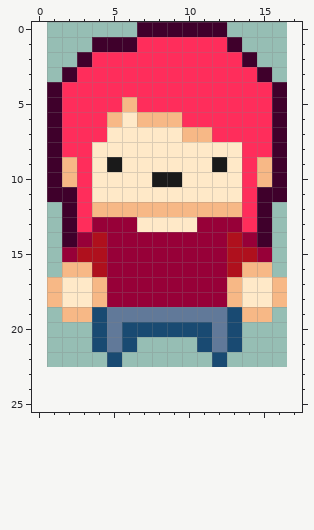
Pixel-art sprite: Assets/Graphics/Girl.png. This is how it looked before the edit.
The file is 32x48 pixels, drawn in blocks of 2x2; one block is one cell here. The old version is drawn lined up with the new one, on the new canvas.
The same view after the edit:
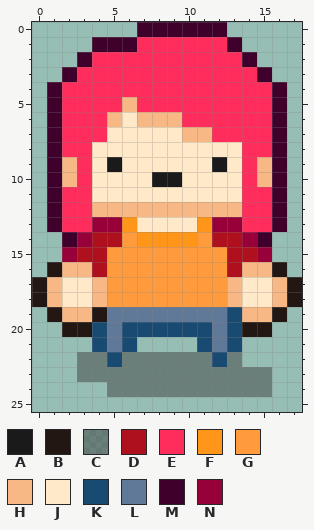
Palette (. is transparent): A #1a1a1a  B #231714  C #40404080  D #af101d  E #ff2d5b  F #ff9519  G #ff9b3d  H #f7b886  J #ffe9c8  K #194a72  L #617999  M #3f002b  N #970038
Difference:
canvas 16x24 -> 18x26, the old top-left corner now at 1,-1 (the part of the old canvas that was cut away was empty and is not shown)
The author put colour B in row 16 at x 1 and 16; in rows 17 to 18 at x 0 and 17; in row 19 at x 1 and 16; in row 20 at x 2 to 3 and 14 to 15.
Colour K becomes colour B in row 19 at x 4.
The author put colour C in row 22 at x 3 to 4, 6 to 11 and 13; in row 23 at x 3 to 15; in row 24 at x 5 to 15.
Colour N becomes colour D in row 14 at x 5 and 12.
Colour M becomes colour E in rows 11 to 13 at x 2 and 15.
Colour N becomes colour F in row 13 at x 6 and 11; in row 14 at x 7 to 10.
Colour N becomes colour G in row 14 at x 6 and 11; in rows 15 to 18 at x 5 to 12.
The author put colour M in rows 12 to 13 at x 1 and 16.
